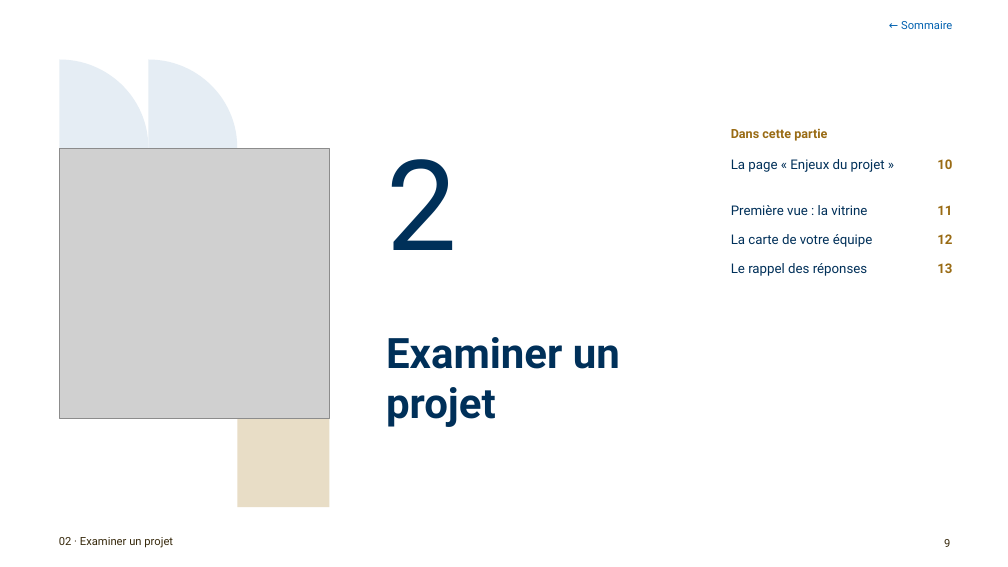
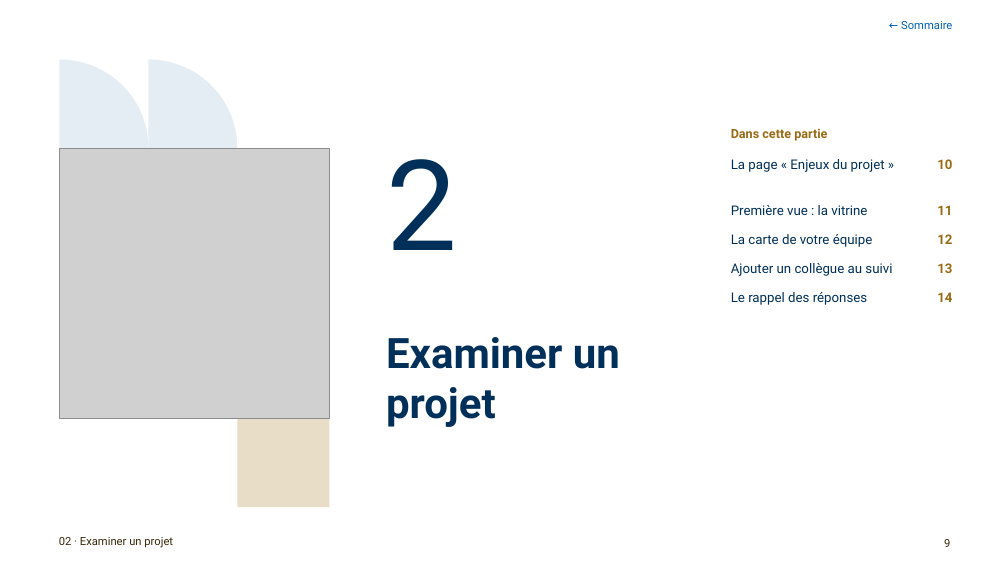
Before and after one commit to antoinelmariel-ux/ProjectNavigator, a slide deck: slide 9 of docs/Manuel_Project_Navigator_expert.pptx. Drawn at 1008x567 pixels with LibreOffice and Linux fonts; fonts in the diff are those of the drawing; grey boxes stand for pictures; background and template pictures are left out. Boxes give left, top, right and bottom in pixels: in the first picture for what was removed or moved away, otherwise in the second. Text is boxed around its words. In the diff, an @@ line names an element or a change of style, - is before the commit and + after.

```diff
--- a/docs/Manuel_Project_Navigator_expert.pptx
+++ b/docs/Manuel_Project_Navigator_expert.pptx
@@ text added at (731,263,892,276), 9.5 pt, text #003059 @@
+Ajouter un collègue au suivi
@@ text "Le rappel des réponses": place and size @@
-text "Le rappel des réponses" at (731,263,867,276)
+text "Le rappel des réponses" at (731,292,867,305)
@@ text added at (937,292,952,302), 9.5 pt, text #996B14, bold @@
+14
```
Also in this commit, not shown: 5 other slides changed, 1 slide added.
